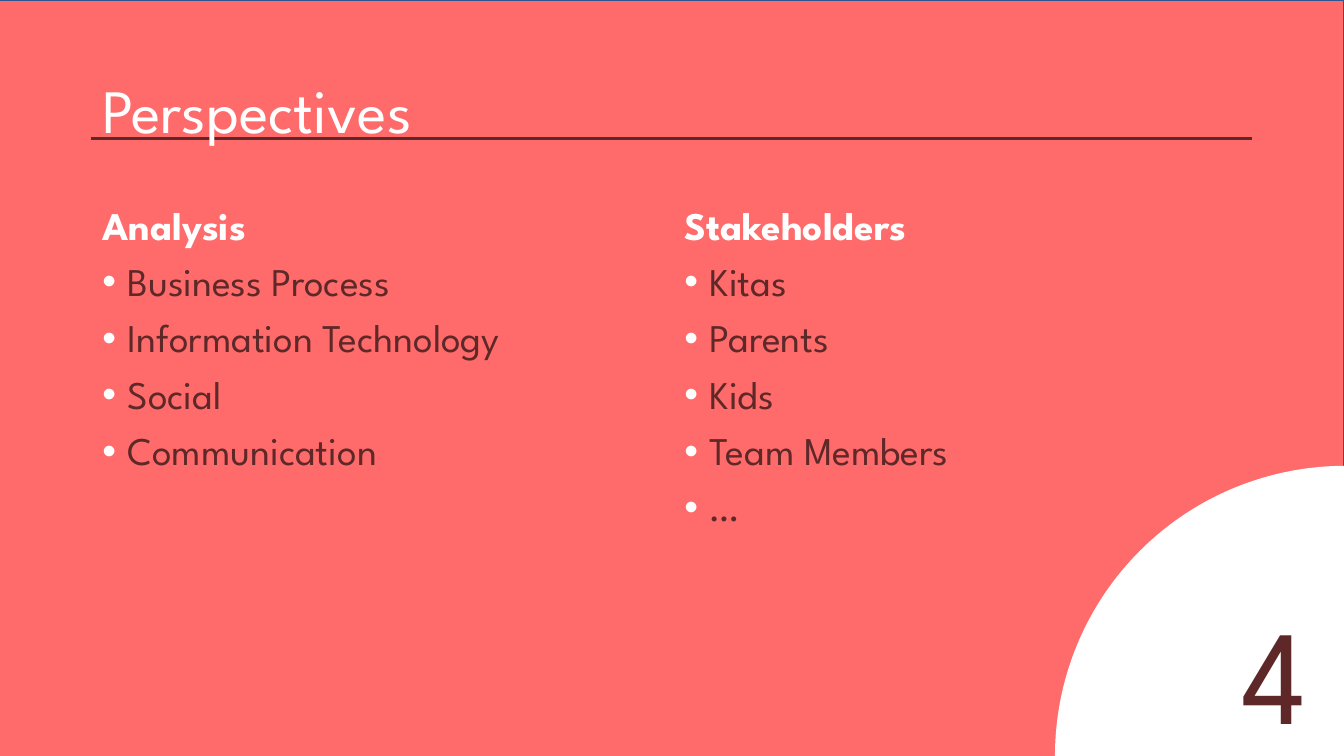
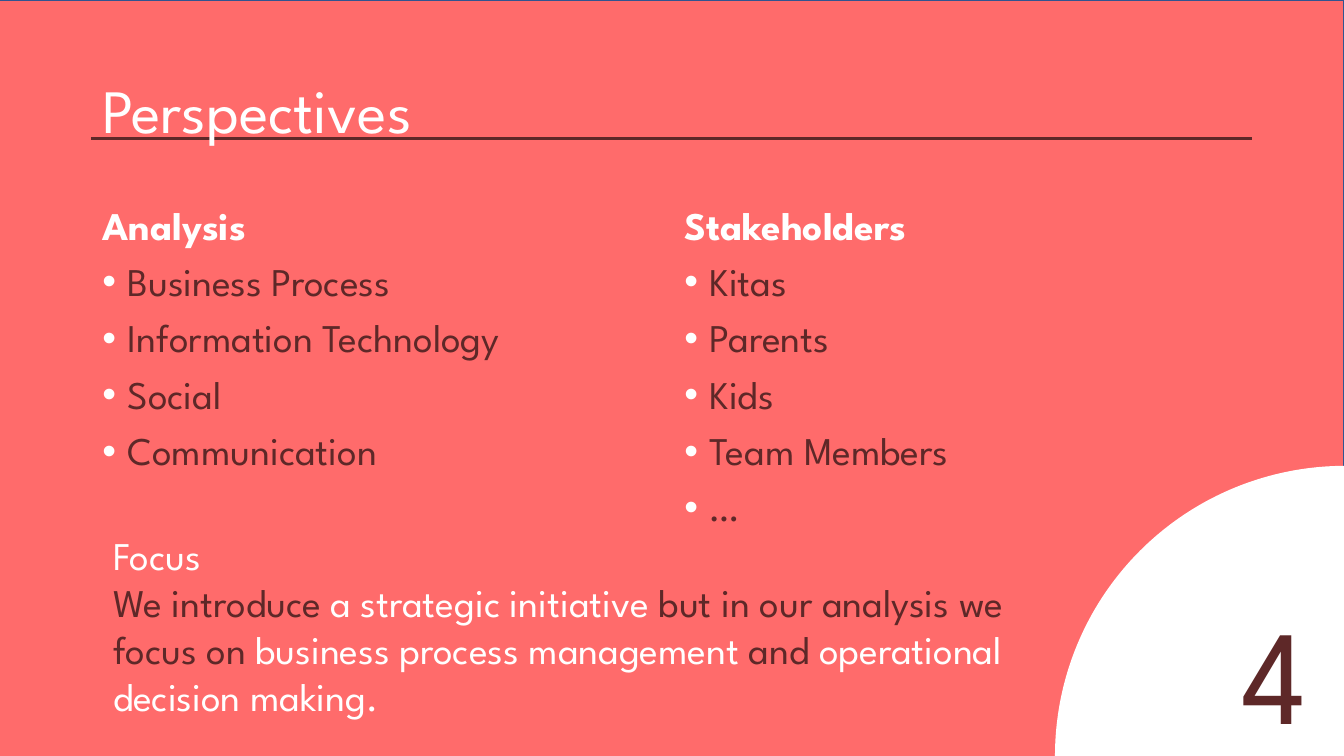
Before and after one commit to AgileBusinessAnalysis/10_TEAM, a slide deck: slide 8 of Initial_Pitch.pptx. Drawn at 1344x756 pixels with LibreOffice and Linux fonts; fonts in the diff are those of the drawing. Boxes give left, top, right and bottom in pixels: in the first picture for what was removed or moved away, otherwise in the second. Text is boxed around its words. In the diff, an @@ line names an element or a change of style, - is before the commit and + after.

```diff
--- a/Initial_Pitch.pptx
+++ b/Initial_Pitch.pptx
@@ text added at box(113, 544, 1003, 720), 28 pt, text #FFFFFF @@
+Focus
+We introduce a strategic initiative but in our analysis we focus on business process management and operational decision making.
```
